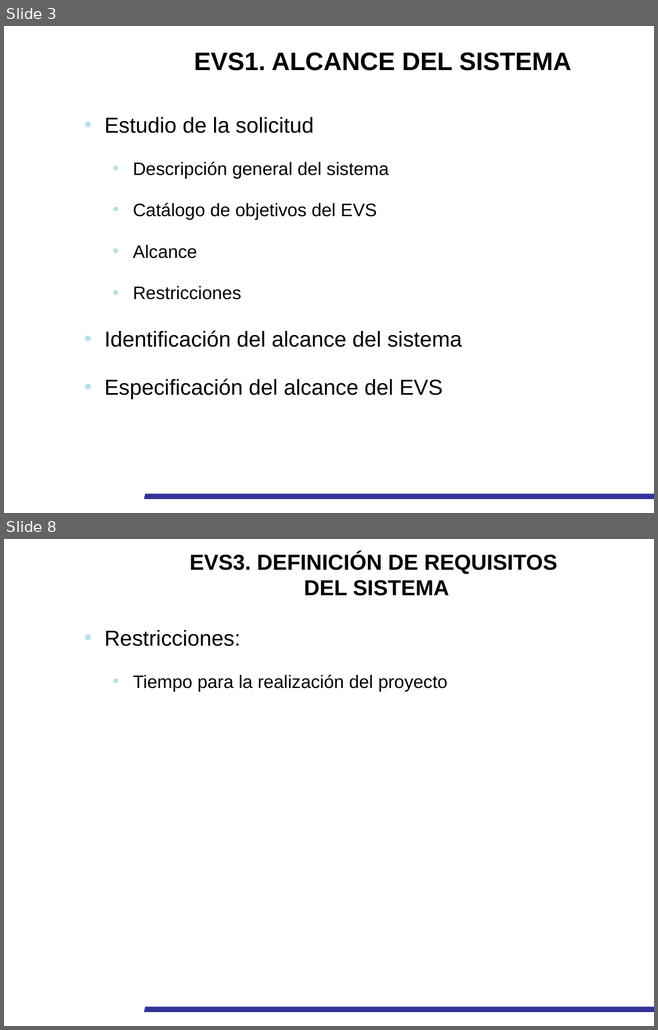
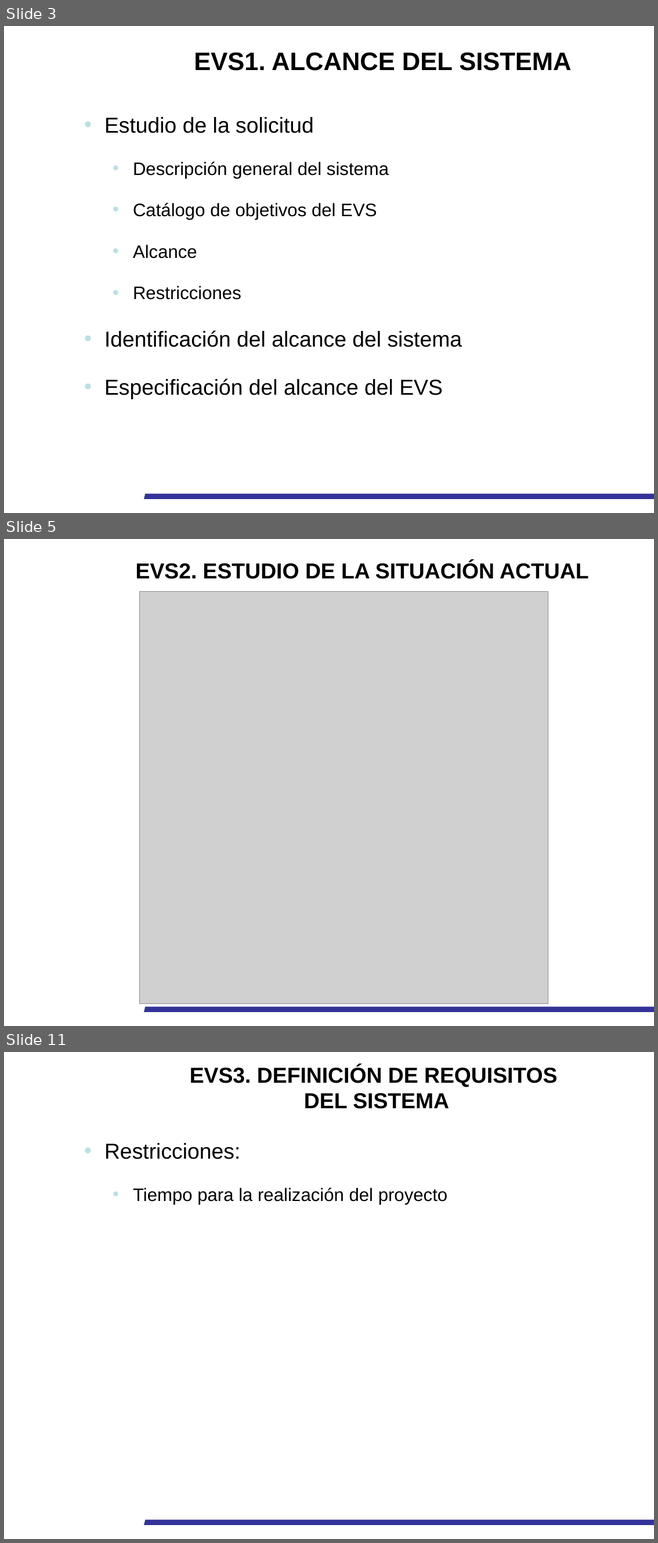
Before and after one commit to pquella/buscaminas, a slide deck: Docu elaborada/Presentación_EVS_UXOS_CENAD.pptx. Shown one above the other, each under a label of ours: slides 3 and 8 before the commit, slides 3, 5 and 11 after it; the slides between them are not shown. The pictures are 658x1030 and 658x1543 pixels, drawn with LibreOffice and Linux fonts; fonts in the diff are those of the drawing; grey boxes stand for pictures; background and template pictures are left out. Boxes give left, top, right and bottom in pixels: in the first picture for what was removed or moved away, otherwise in the second. Text is boxed around its words. In the diff, an @@ line names an element or a change of style, - is before the commit and + after.

```diff
--- a/Docu elaborada/Presentación_EVS_UXOS_CENAD.pptx
+++ b/Docu elaborada/Presentación_EVS_UXOS_CENAD.pptx
@@ slide 5 added at <box>4,539,654,1026</box>, background #FFFFFF; not listed: 1 template element that a slide beside it also shows @@
@@ rectangle added at <box>134,549,590,589</box>, fill #FFFFFF, outline #FFFFFF 1 pt, 24 pt, text #000000, bold @@
+EVS2. ESTUDIO DE LA SITUACIÓN ACTUAL
@@ picture added at <box>140,591,547,1004</box> @@
@@ what was slide 8 is now slide 11 @@
```
Also in this commit, not shown: 11 slides changed, 3 other slides added, 6 other files.
